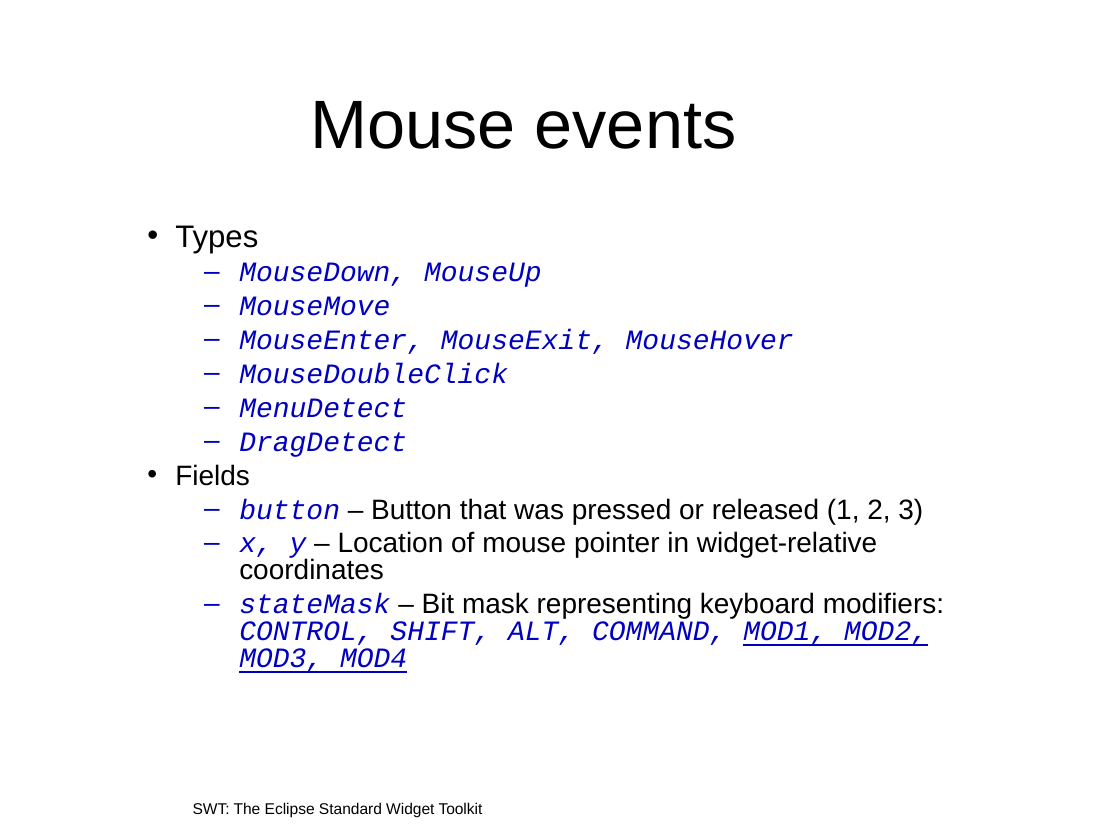
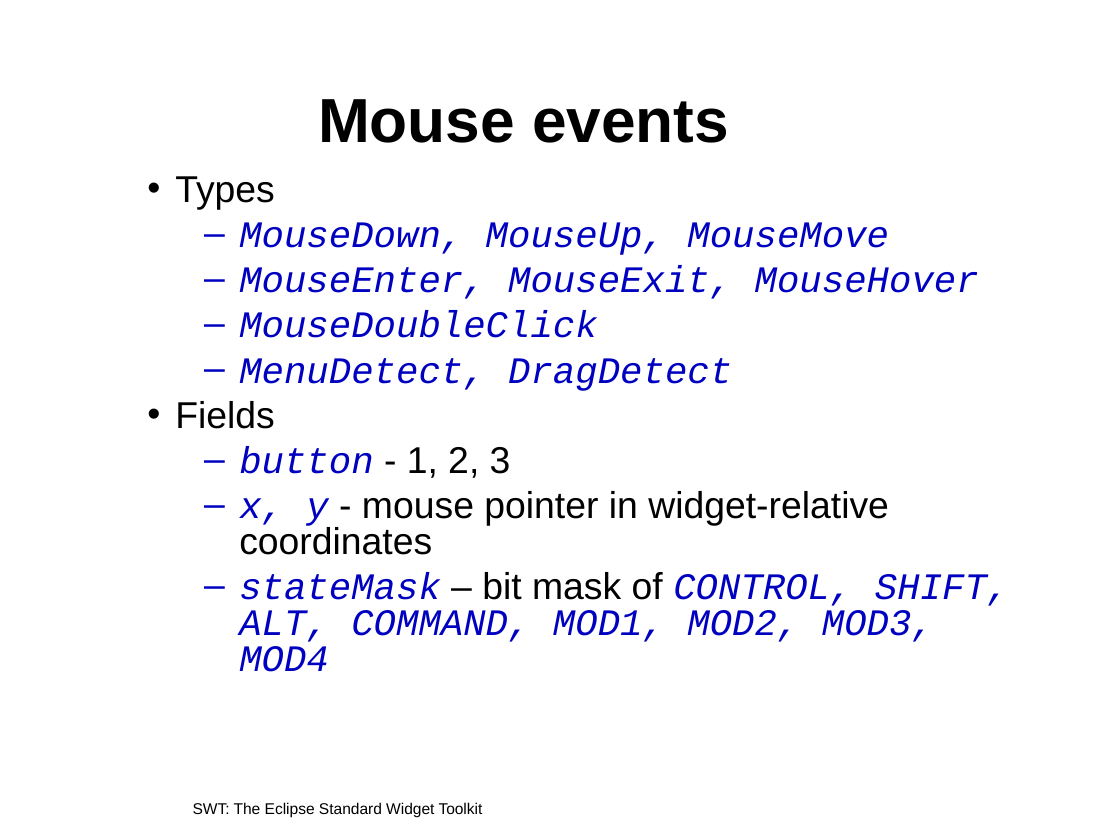
Before and after one commit to eclipse-platform/www.eclipse.org-eclipse, a slide deck: slide 50 of tutorials/oopsla2005/t22-irvine.ppt (slide 43 before the commit). Drawn at 1120x840 pixels with LibreOffice and Linux fonts; fonts in the diff are those of the drawing; background and template pictures are left out. Boxes give left, top, right and bottom in pixels: in the first picture for what was removed or moved away, otherwise in the second. Text is boxed around its words. In the diff, an @@ line names an element or a change of style, - is before the commit and + after.

```diff
--- a/tutorials/oopsla2005/t22-irvine.ppt
+++ b/tutorials/oopsla2005/t22-irvine.ppt
@@ title "Mouse events" at (x1=318, y1=99, x2=729, y2=143): size 44 to 40 pt, bold on @@
@@ text "Types" moved from (x1=175, y1=225, x2=944, y2=673) to (x1=175, y1=176, x2=1009, y2=672) @@
@@ text at (x1=175, y1=176, x2=979, y2=429): size 20 to 24 pt in "Types"; size 18 to 24 pt in "MouseEnter, MouseExit, MouseHover", "MouseDoubleClick", "Fields"; more space between paragraphs @@
@@ text at (x1=239, y1=222, x2=889, y2=255): text changed; size 18 to 24 pt @@
-  – MouseDown, MouseUp
-  – MouseMove
+  – MouseDown, MouseUp, MouseMove
@@ text at (x1=239, y1=358, x2=732, y2=391): text changed; size 18 to 24 pt @@
-  – MenuDetect
-  – DragDetect
+  – MenuDetect, DragDetect
@@ text at (x1=239, y1=447, x2=1009, y2=672): text changed; size 18 to 24 pt; font Arial to Courier New; text colour #000000 to #0000C0; italic on @@
-  – button – Button that was pressed or released (1, 2, 3)
-  – x, y – Location of mouse pointer in widget-relative coordinates
-  – stateMask – Bit mask representing keyboard modifiers: CONTROL, SHIFT, ALT, COMMAND, MOD1, MOD2, MOD3, MOD4
+  – button - 1, 2, 3
+  – x, y - mouse pointer in widget-relative coordinates
+  – stateMask – bit mask of CONTROL, SHIFT, ALT, COMMAND, MOD1, MOD2, MOD3, MOD4
```
Also in this commit, not shown: 61 other slides changed, 20 slides added, 18 slides removed, 2 other files.
